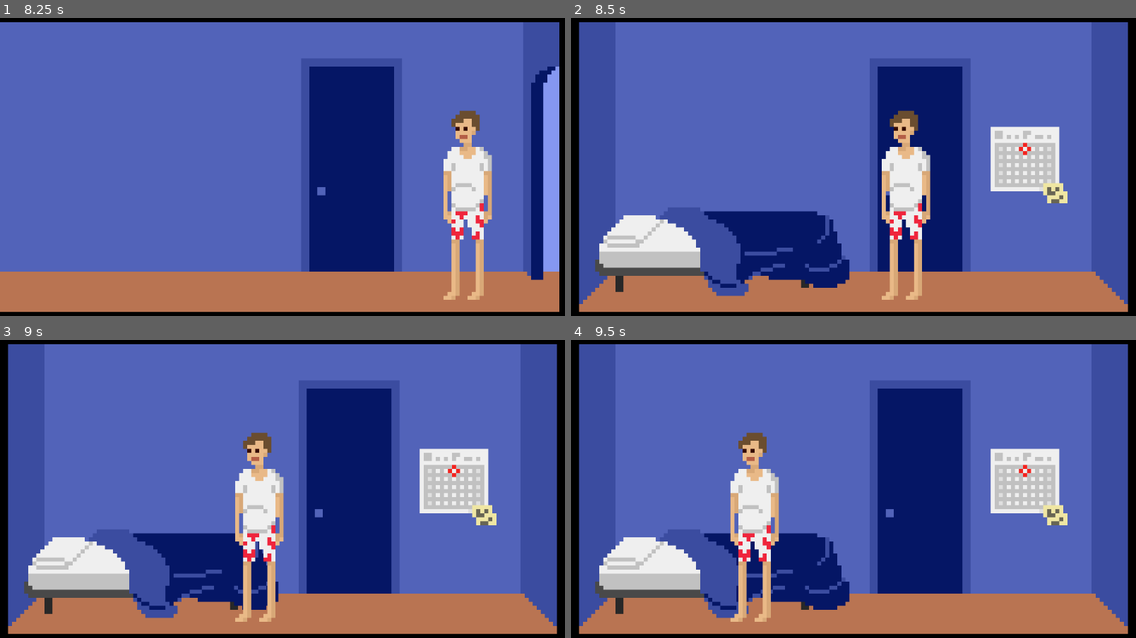
Above: before the commit, frames 1-4 (two rows, left to right).
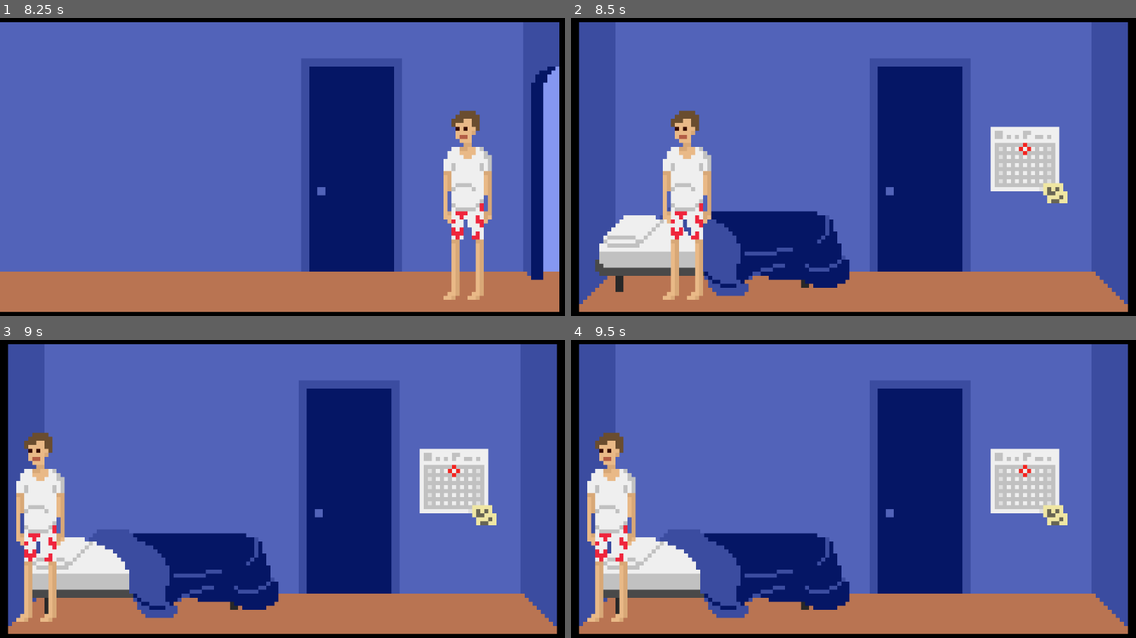
Above: after the commit, the same moments.

Repository: lthammond/CS315-midterm-Halfway_There
Game: Godot game, scene res://src/Bedroom.tscn
The game is run twice, just before and just after one commit, with the same random seed, the same clock (stepped at 60 frames per second) and the same inputs.
Inputs:
- Up to frame 1 (8.25 s): tap Enter at 0.5 s; hold Right (move_right) 0.53-1.28 s; hold Up (interact) 0.53-1.28 s; hold Left (move_left) 1.28-2.03 s; tap Up (interact) every 1.5 s from 1.35 to 7.35 s; hold Up (interact) 2.03-2.78 s; hold Right (move_right) 2.03-3.53 s; hold Up (interact) 3.53-4.28 s; hold Left (move_left) 3.53-5.78 s; hold Up (interact) 5.03-5.78 s; hold Right (move_right) 5.78-8.03 s; hold Up (interact) 6.53-7.28 s; hold Left (move_left) from 8.03 s (still down); hold Up (interact) from 8.03 s (still down)
- Up to frame 2 (8.5 s): keep holding Left (move_left); keep holding Up (interact)
- Up to frame 3 (9 s): keep holding Left (move_left); release Up (interact) at 8.78 s; tap Up (interact) at 8.85 s
- Up to frame 4 (9.5 s): keep holding Left (move_left)

Frame 1 is identical in both runs. In frame 2, 6.7% of the frame differs, in the area x 16-64%, y 30-95%; in frame 3, 6.7%; in frame 4, 6.7%, in the area x 2-37%, y 30-95%.
Error after the commit: Invalid get index 'wakeUpTextRead' (on base: 'Nil'). (res://src/Bedroom.gd:4)

Commit message:
Edit backgrounds for continuity

Diff:
--- a/project/project.godot
+++ b/project/project.godot
@@ -17,6 +17,7 @@
 [autoload]
 
 PlayerPositionThroughDoor="*res://src/PlayerPositionThroughDoor.gd"
+GlobalDialogVariables="*res://src/GlobalDialogVariables.gd"
 
 [display]
 
--- a/project/src/Bedroom.gd
+++ b/project/src/Bedroom.gd
@@ -1,6 +1,9 @@
 extends Node2D
 
 func _ready():
+	if !GlobalDialogVariables.wakeUpTextRead:
+		$Dialog/WakeUpTextLabel.show()
+		GlobalDialogVariables.wakeUpTextRead = true
 	if PlayerPositionThroughDoor.door_name:
 		var door_node = find_node(PlayerPositionThroughDoor.door_name)
 		if door_node:
--- a/project/src/Bedroom.tscn
+++ b/project/src/Bedroom.tscn
@@ -1,9 +1,14 @@
-[gd_scene load_steps=5 format=2]
+[gd_scene load_steps=7 format=2]
 
 [ext_resource path="res://src/Door.tscn" type="PackedScene" id=1]
 [ext_resource path="res://assets/backgrounds/bedroomBackground.png" type="Texture" id=2]
 [ext_resource path="res://src/Player.tscn" type="PackedScene" id=3]
 [ext_resource path="res://src/Bedroom.gd" type="Script" id=4]
+[ext_resource path="res://assets/fonts/PressStart2P-Regular.ttf" type="DynamicFontData" id=5]
+
+[sub_resource type="DynamicFont" id=1]
+size = 21
+font_data = ExtResource( 5 )
 
 [node name="Bedroom" type="Node2D"]
 script = ExtResource( 4 )
@@ -26,3 +31,23 @@
 
 [node name="Player" parent="." instance=ExtResource( 3 )]
 position = Vector2( 257.565, 418.749 )
+
+[node name="Dialog" type="Control" parent="."]
+margin_left = 18.2689
+margin_top = 7.8745
+margin_right = 58.2689
+margin_bottom = 47.8745
+__meta__ = {
+"_edit_use_anchors_": false
+}
+
+[node name="WakeUpTextLabel" type="RichTextLabel" parent="Dialog"]
+visible = false
+margin_right = 881.731
+margin_bottom = 52.1255
+custom_fonts/normal_font = SubResource( 1 )
+bbcode_text = "Morning Already? Oh well, at least it's Saturday! I should check the calendar."
+text = "Morning Already? Oh well, at least it's Saturday! I should check the calendar."
+__meta__ = {
+"_edit_use_anchors_": false
+}
--- a/project/src/UpperHallway.tscn
+++ b/project/src/UpperHallway.tscn
@@ -13,15 +13,19 @@
 texture = ExtResource( 2 )
 centered = false
 
-[node name="UpperHallwayDoor" parent="." instance=ExtResource( 1 )]
-position = Vector2( 932.342, 338.919 )
-target_scene = "res://src/LivingRoom.tscn"
-
 [node name="Bounds" type="StaticBody2D" parent="."]
 
 [node name="CollisionShape2D" type="CollisionPolygon2D" parent="Bounds"]
 position = Vector2( 290, 622.28 )
 polygon = PoolVector2Array( -290, 18, -290, -622, -258, -622, -258, -14.25, 798, -14.25, 798, -622, 830, -622, 830, 18 )
 
+[node name="UpperHallwayDoor" parent="." instance=ExtResource( 1 )]
+position = Vector2( 932.342, 338.919 )
+target_scene = "res://src/LivingRoom.tscn"
+
+[node name="WorkoutRoomDoor" parent="." instance=ExtResource( 1 )]
+position = Vector2( 81.8949, 338.919 )
+target_scene = "res://src/WorkoutRoom.tscn"
+
 [node name="Player" parent="." instance=ExtResource( 4 )]
 position = Vector2( -73.0754, 451.052 )
Binary file changed: project/assets/backgrounds/frontYardBackground.png
Binary file changed: project/assets/backgrounds/livingRoomBackground.png
Binary file changed: project/assets/backgrounds/upperHallwayBackground.png
Binary file changed: project/assets/backgrounds/workoutRoomBackground.png
Not shown, changed: raw_assets/backgrounds/frontYardBackground.png
Not shown, changed: raw_assets/backgrounds/livingRoomBackground.png
Not shown, changed: raw_assets/backgrounds/upperHallwayBackground.png
Not shown, changed: raw_assets/backgrounds/workoutRoomBackground.png
